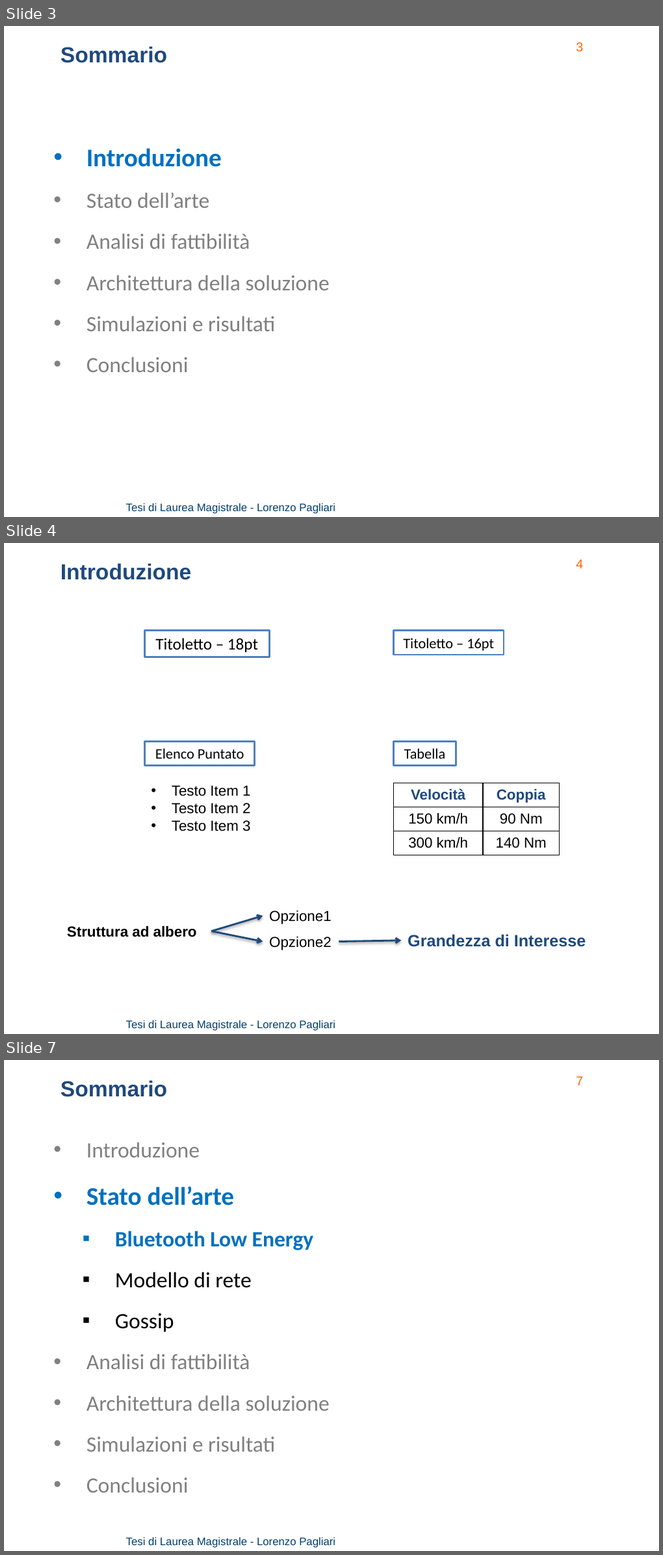
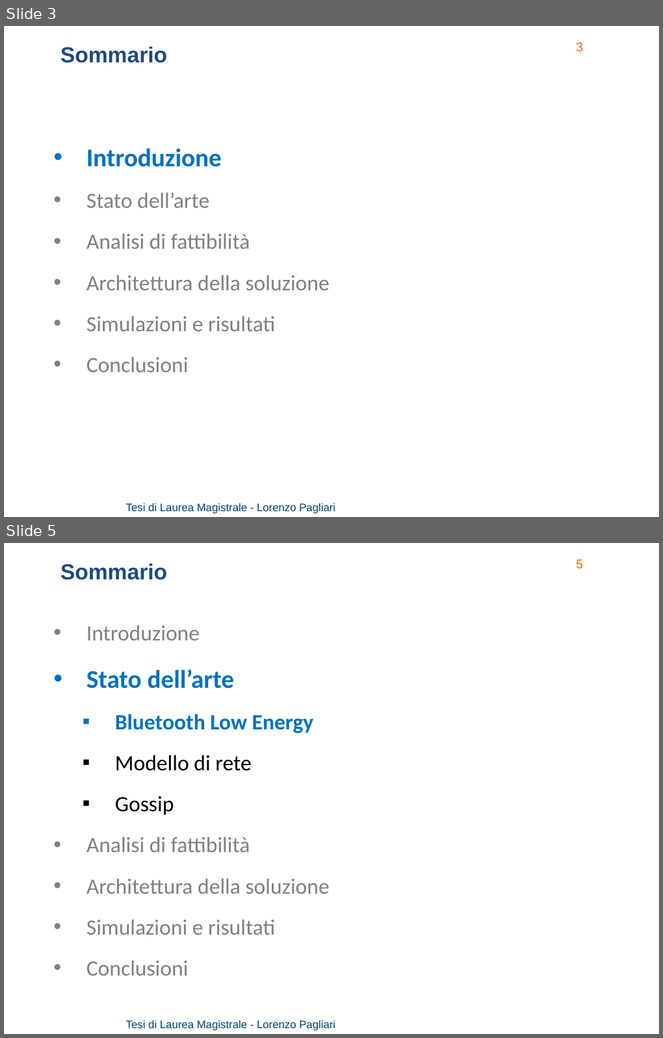
Before and after one commit to lorenzo-pagliari/Tesi, a slide deck: presentazione/Pagliari Lorenzo presentazione.pptx. Shown one above the other, each under a label of ours: slides 3, 4 and 7 before the commit, slides 3 and 5 after it; the slides between them are not shown. The pictures are 663x1555 and 663x1038 pixels, drawn with LibreOffice and Linux fonts; fonts in the diff are those of the drawing; background and template pictures are left out. Boxes give left, top, right and bottom in pixels: in the first picture for what was removed or moved away, otherwise in the second. Text is boxed around its words. In the diff, an @@ line names an element or a change of style, - is before the commit and + after.

```diff
--- a/presentazione/Pagliari Lorenzo presentazione.pptx
+++ b/presentazione/Pagliari Lorenzo presentazione.pptx
@@ slide 4 removed at (x1=4, y1=543, x2=659, y2=1034), background picture (left out); not listed: 2 template elements that a slide beside it also shows @@
@@ text removed at (x1=61, y1=563, x2=191, y2=580) @@
-Introduzione
@@ rectangle removed at (x1=145, y1=631, x2=269, y2=657) @@
-Titoletto – 18pt
@@ rectangle removed at (x1=394, y1=631, x2=504, y2=655) @@
-Titoletto – 16pt
@@ rectangle removed at (x1=145, y1=741, x2=255, y2=766) @@
-Elenco Puntato
@@ rectangle removed at (x1=394, y1=741, x2=456, y2=766) @@
-Tabella
@@ text removed at (x1=172, y1=785, x2=250, y2=832) @@
-• Testo Item 1
-• Testo Item 2
-• Testo Item 3
@@ table removed at (x1=394, y1=783, x2=560, y2=855), 3 rows, 2 columns @@
-Velocità | Coppia
-150 km/h | 90 Nm
-300 km/h | 140 Nm
@@ text removed at (x1=269, y1=910, x2=332, y2=925) @@
-Opzione1
@@ text removed at (x1=67, y1=926, x2=197, y2=938) @@
-Struttura ad albero
@@ arrow removed from (212, 932) to (263, 916) @@
@@ arrow removed from (212, 932) to (263, 942) @@
@@ text removed at (x1=269, y1=936, x2=332, y2=951) @@
-Opzione2
@@ arrow removed from (339, 942) to (401, 941) @@
@@ text removed at (x1=408, y1=934, x2=586, y2=947) @@
-Grandezza di Interesse
@@ what was slide 7 is now slide 5 @@
@@ page number at (x1=576, y1=559, x2=583, y2=569): text changed @@
-7
+5
```
Also in this commit, not shown: 1 slide changed, 6 slides added, 11 other slides removed, 3 other files.
